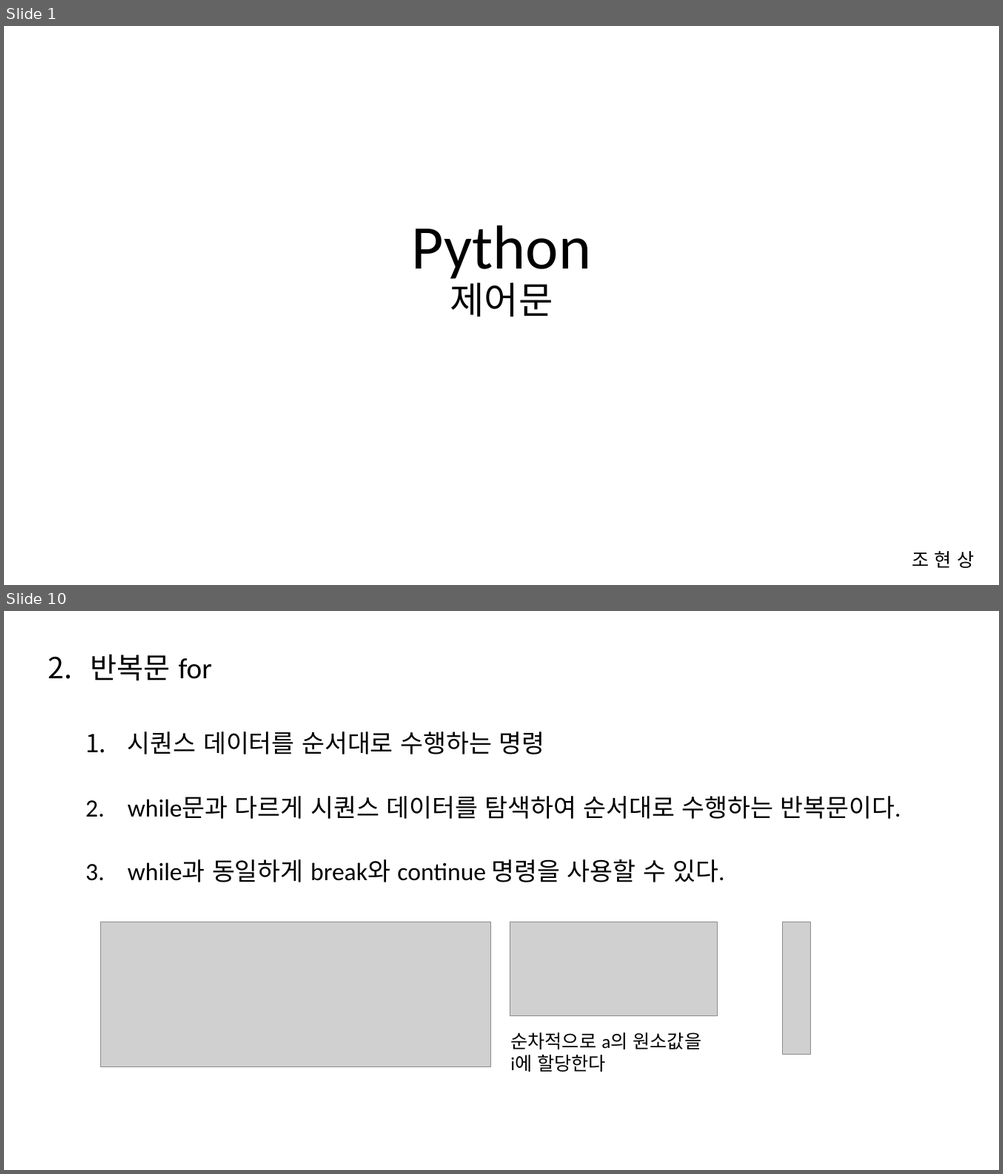
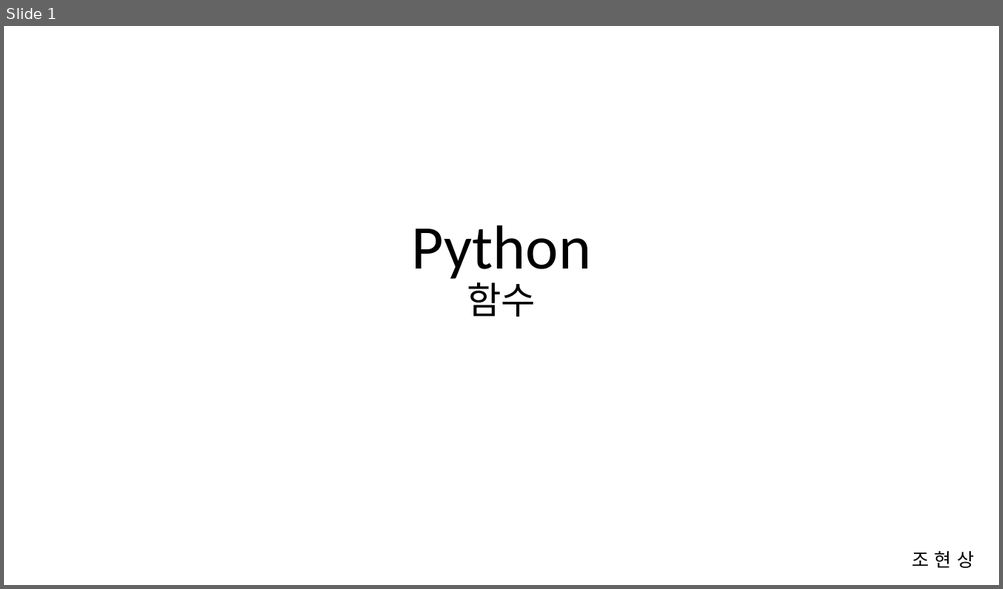
Before and after one commit to Cho-Hyeon-Sang/python, a slide deck: 3_Function/python_함수.pptx. Shown one above the other, each under a label of ours: slides 1 and 10 before the commit, slide 1 after it; the slides between them are not shown. The pictures are 1003x1174 and 1003x589 pixels, drawn with LibreOffice and Linux fonts; fonts in the diff are those of the drawing; grey boxes stand for pictures. Boxes give left, top, right and bottom in pixels: in the first picture for what was removed or moved away, otherwise in the second. Text is boxed around its words. In the diff, an @@ line names an element or a change of style, - is before the commit and + after.

Commit message:
Feat : 함수 ppt 추가

```diff
--- a/3_Function/python_함수.pptx
+++ b/3_Function/python_함수.pptx
@@ slide 10 removed at [4,611,999,1170], background #FFFFFF @@
@@ text removed at [91,654,901,883] @@
-2. 반복문 for
-  1. 시퀀스 데이터를 순서대로 수행하는 명령
-  2. while문과 다르게 시퀀스 데이터를 탐색하여 순서대로 수행하는 반복문이다.
-  3. while과 동일하게 break와 continue 명령을 사용할 수 있다.
@@ picture removed at [100,922,490,1068] @@
@@ picture removed at [510,922,717,1016] @@
@@ picture removed at [782,922,811,1055] @@
@@ text removed at [510,1033,702,1072] @@
-순차적으로 a의 원소값을
-i에 할당한다
@@ slide 1 changed as well @@
@@ title at [411,225,591,317]: text changed @@
-Python
-제어문
+Python
+함수
```
Also in this commit, not shown: 7 slides added, 12 other slides removed, 1 other file.
